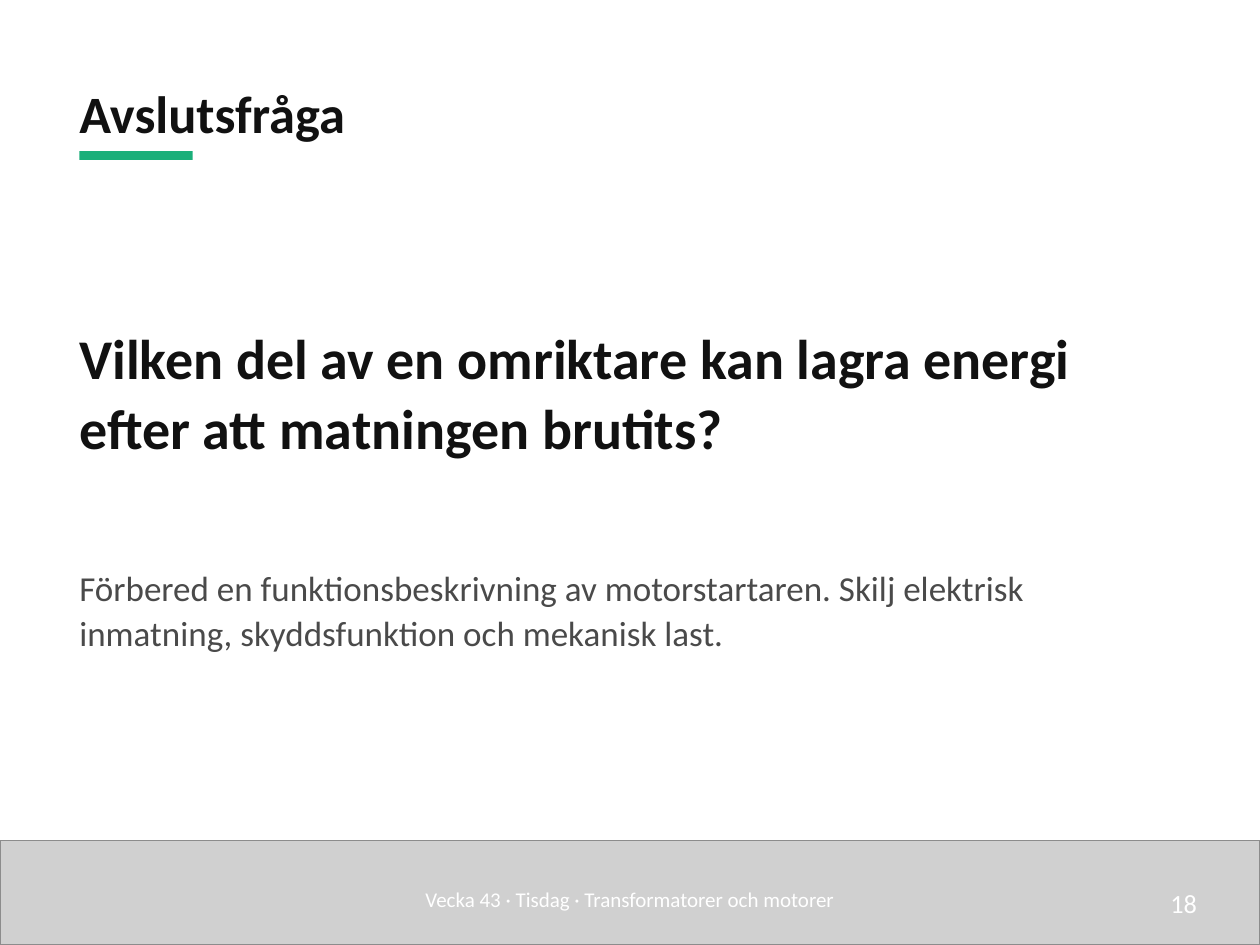
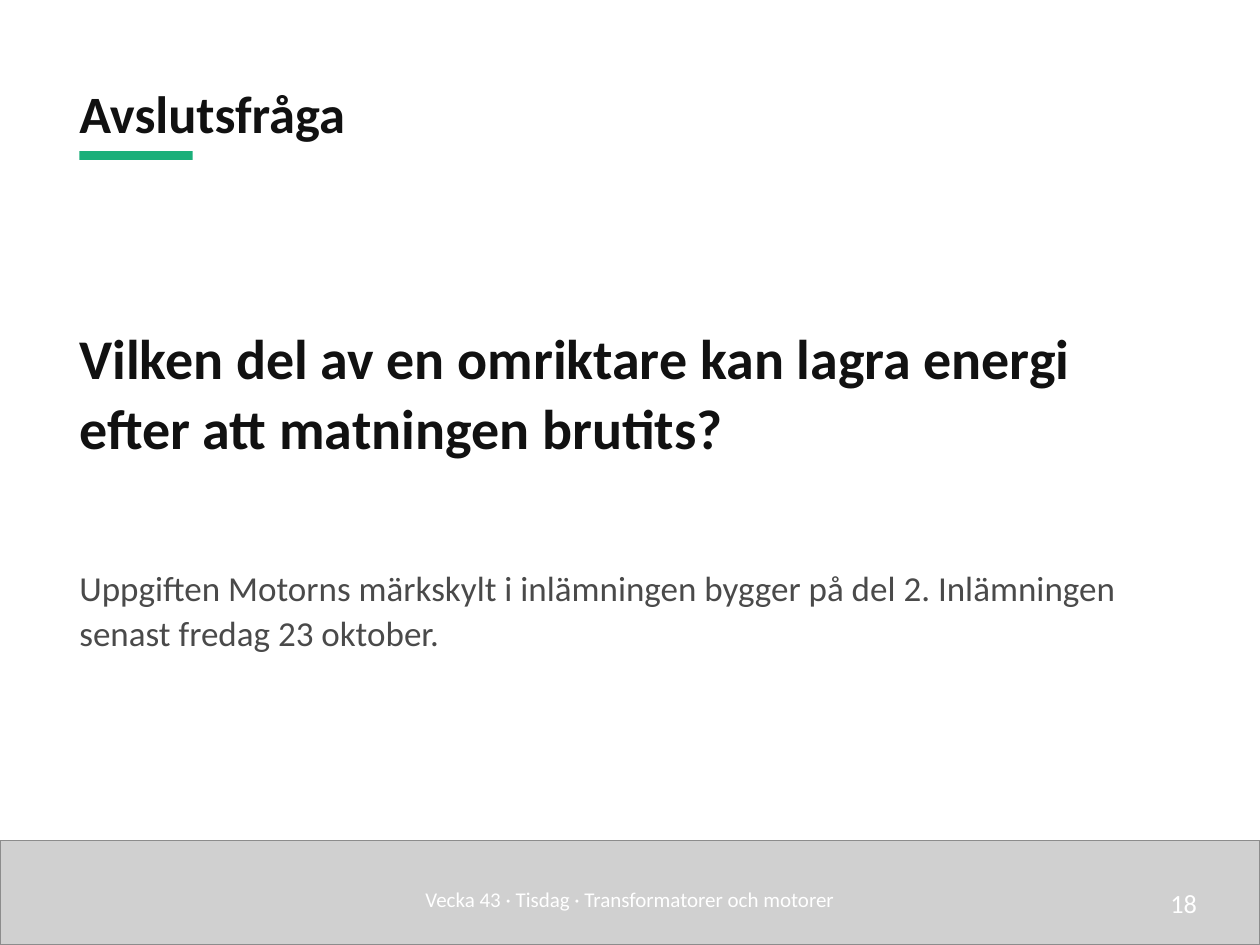
Before and after one commit to nj22az/nj22az.github.io, a slide deck: slide 18 of sjoskolan/vecka-43/aktuell/v43_02_Transformatorer_och_motorer_elev.pptx. Drawn at 1260x945 pixels with LibreOffice and Linux fonts; fonts in the diff are those of the drawing; grey boxes stand for pictures. Boxes give left, top, right and bottom in pixels: in the first picture for what was removed or moved away, otherwise in the second. Text is boxed around its words. In the diff, an @@ line names an element or a change of style, - is before the commit and + after.

```diff
--- a/sjoskolan/vecka-43/aktuell/v43_02_Transformatorer_och_motorer_elev.pptx
+++ b/sjoskolan/vecka-43/aktuell/v43_02_Transformatorer_och_motorer_elev.pptx
@@ text at bbox=[79, 576, 1115, 652]: text changed @@
-Förbered en funktionsbeskrivning av motorstartaren. Skilj elektrisk inmatning, skyddsfunktion och mekanisk last.
+Uppgiften Motorns märkskylt i inlämningen bygger på del 2. Inlämningen senast fredag 23 oktober.
```
Also in this commit, not shown: 2 other slides changed, 36 other files.
